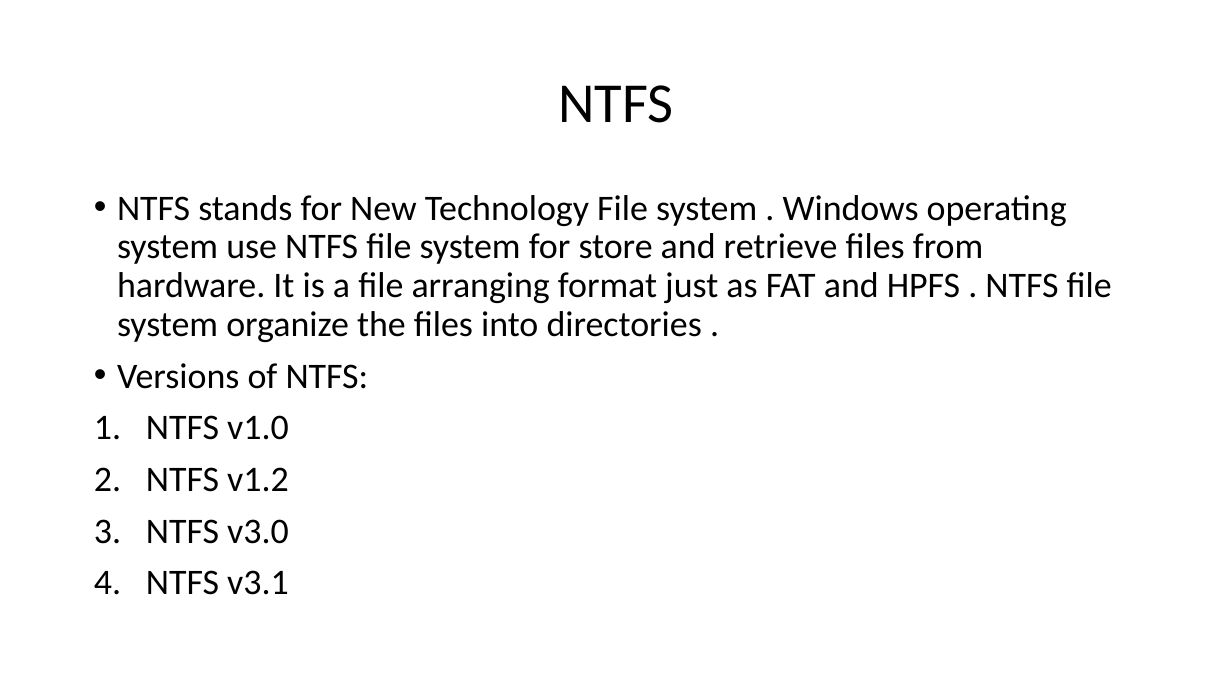
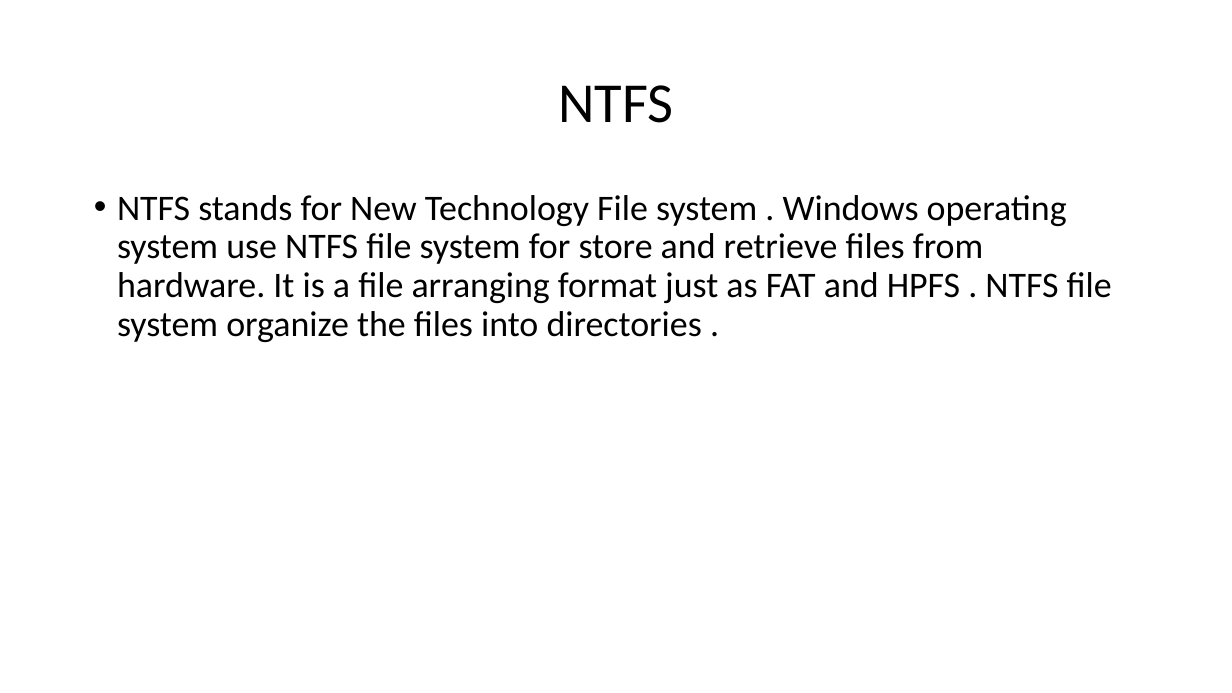
Before and after one commit to amolhadkar71/PPT-s, a slide deck: slide 7 of Types of File System.pptx (slide 10 before the commit). Drawn at 1232x693 pixels with LibreOffice and Linux fonts; fonts in the diff are those of the drawing. Boxes give left, top, right and bottom in pixels: in the first picture for what was removed or moved away, otherwise in the second. Text is boxed around its words. In the diff, an @@ line names an element or a change of style, - is before the commit and + after.

```diff
--- a/Types of File System.pptx
+++ b/Types of File System.pptx
@@ text at <box>117,363,369,595</box>: paragraphs removed @@
-• Versions of NTFS:
-1. NTFS v1.0
-2. NTFS v1.2
-3. NTFS v3.0
-4. NTFS v3.1
```
Also in this commit, not shown: 8 other slides changed, 2 slides added, 6 slides removed, 2 other files.
